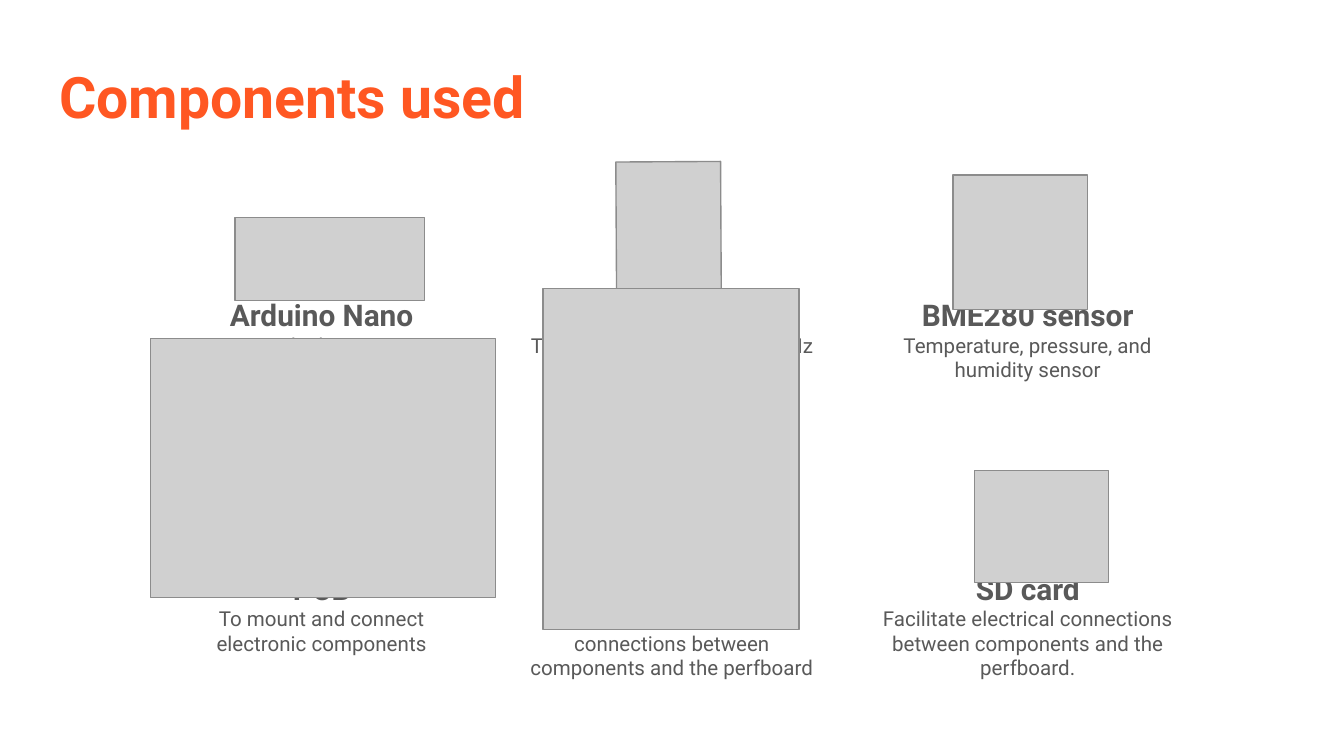
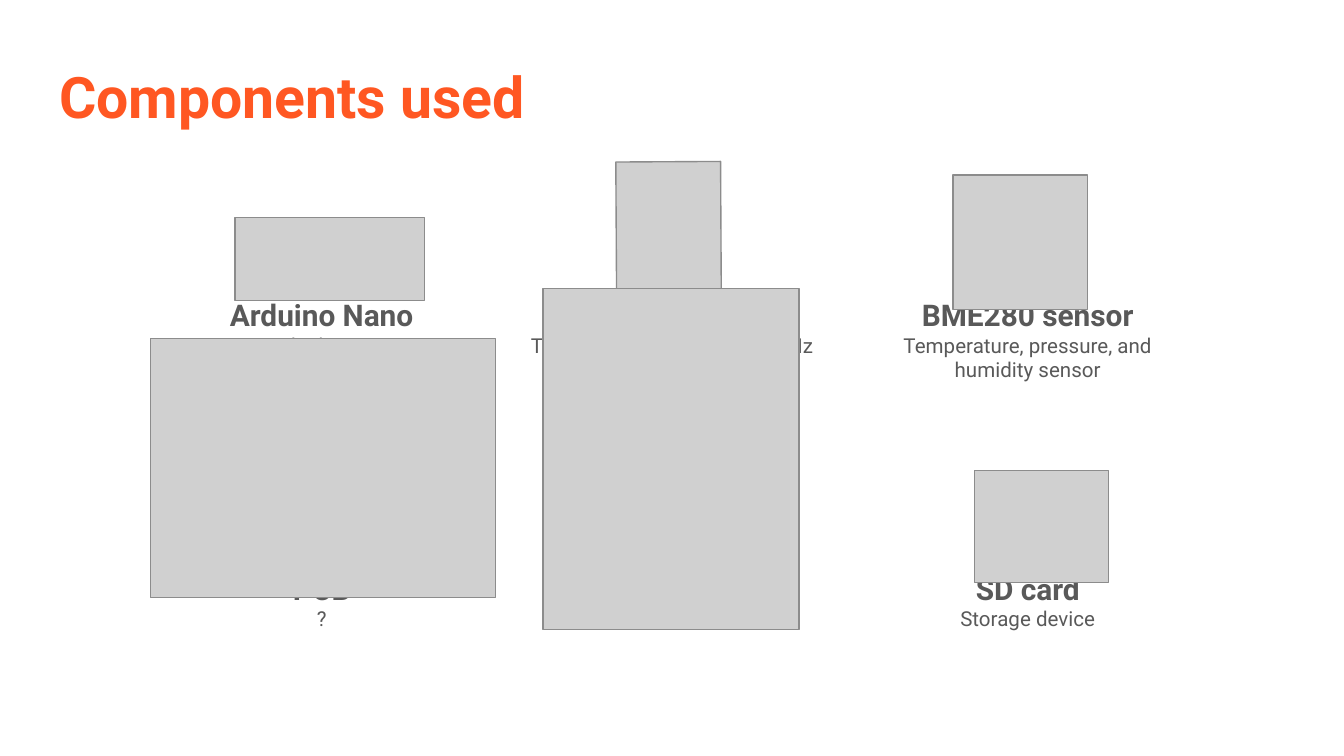
Before and after one commit to stratoscience25/arduino-workshop-logan, a slide deck: slide 7 of Ham xposition presentation/LoganCaramanna_Presentation.odp. Drawn at 1344x756 pixels with LibreOffice and Linux fonts; fonts in the diff are those of the drawing; grey boxes stand for pictures. Boxes give left, top, right and bottom in pixels: in the first picture for what was removed or moved away, otherwise in the second. Text is boxed around its words. In the diff, an @@ line names an element or a change of style, - is before the commit and + after.

```diff
--- a/Ham xposition presentation/LoganCaramanna_Presentation.odp
+++ b/Ham xposition presentation/LoganCaramanna_Presentation.odp
@@ text at bbox=[217, 610, 427, 655]: text changed @@
-To mount and connect electronic components
+?
@@ text at bbox=[589, 629, 760, 632]: text changed @@
-Facilitate electrical connections between components and the perfboard
+Reader for SD card
@@ text at bbox=[960, 610, 1095, 631]: text changed @@
-Facilitate electrical connections between components and the perfboard.
+Storage device
```
Also in this commit, not shown: 2 other slides changed, 1 other file.
